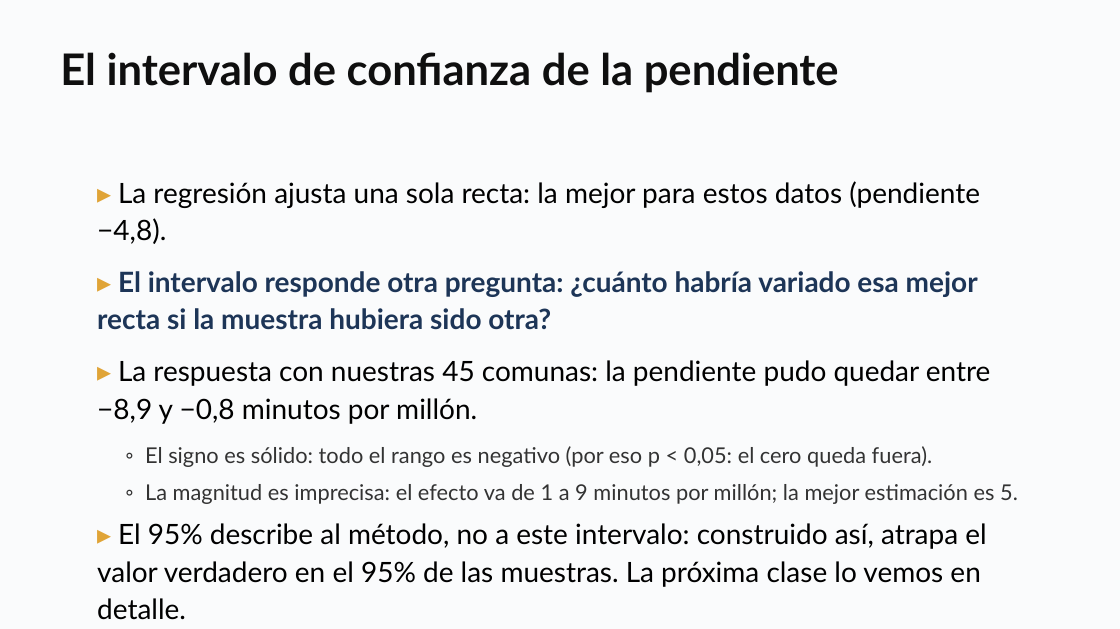
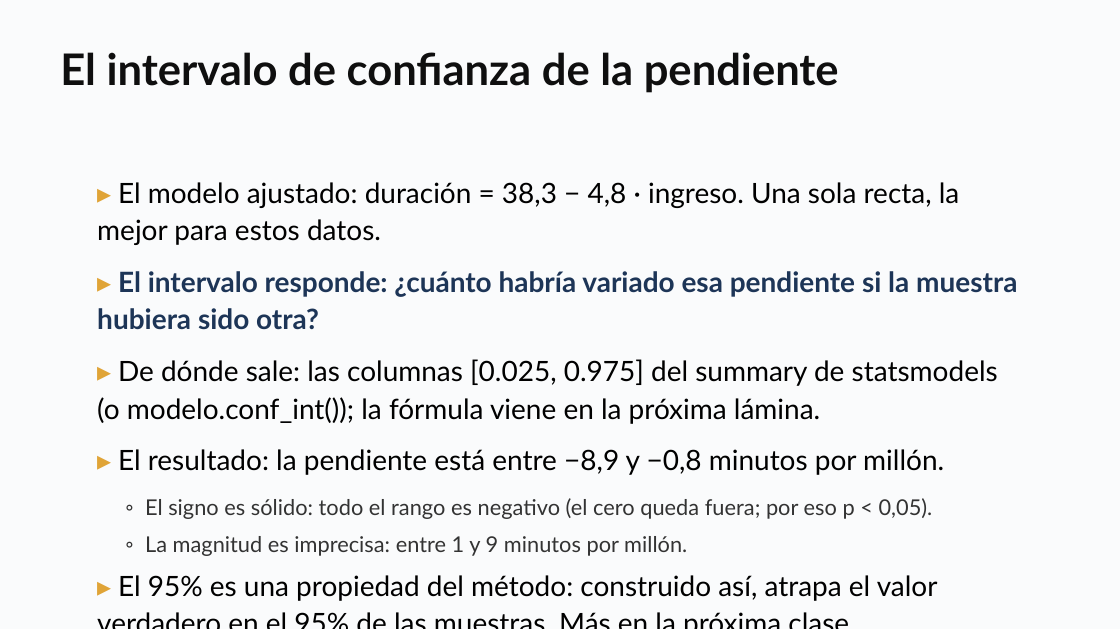
Before and after one commit to daniopitz/cienciadatos, a slide deck: slide 21 of presentaciones/clase04_regresion.pptx. Drawn at 1120x629 pixels with LibreOffice and Linux fonts; fonts in the diff are those of the drawing. Boxes give left, top, right and bottom in pixels: in the first picture for what was removed or moved away, otherwise in the second. Text is boxed around its words. In the diff, an @@ line names an element or a change of style, - is before the commit and + after.

```diff
--- a/presentaciones/clase04_regresion.pptx
+++ b/presentaciones/clase04_regresion.pptx
@@ text at [97, 182, 1017, 601]: text changed @@
-▸ La regresión ajusta una sola recta: la mejor para estos datos (pendiente −4,8).
-▸ El intervalo responde otra pregunta: ¿cuánto habría variado esa mejor recta si la muestra hubiera sido otra?
-▸ La respuesta con nuestras 45 comunas: la pendiente pudo quedar entre −8,9 y −0,8 minutos por millón.
-◦ El signo es sólido: todo el rango es negativo (por eso p < 0,05: el cero queda fuera).
-◦ La magnitud es imprecisa: el efecto va de 1 a 9 minutos por millón; la mejor estimación es 5.
-▸ El 95% describe al método, no a este intervalo: construido así, atrapa el valor verdadero en el 95% de las muestras. La próxima clase lo vemos en detalle.
+▸ El modelo ajustado: duración = 38,3 − 4,8 · ingreso. Una sola recta, la mejor para estos datos.
+▸ El intervalo responde: ¿cuánto habría variado esa pendiente si la muestra hubiera sido otra?
+▸ De dónde sale: las columnas [0.025, 0.975] del summary de statsmodels (o modelo.conf_int()); la fórmula viene en la próxima lámina.
+▸ El resultado: la pendiente está entre −8,9 y −0,8 minutos por millón.
+◦ El signo es sólido: todo el rango es negativo (el cero queda fuera; por eso p < 0,05).
+◦ La magnitud es imprecisa: entre 1 y 9 minutos por millón.
+▸ El 95% es una propiedad del método: construido así, atrapa el valor verdadero en el 95% de las muestras. Más en la próxima clase.
```
Also in this commit, not shown: 2 other slides changed, 2 other files.
